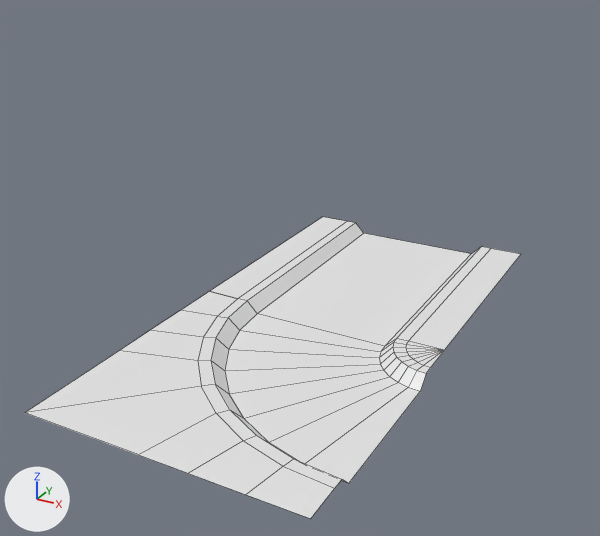
Two versions of the Blender file datas/meshes/water-canal.blend, one commit apart.
Both versions are drawn from a 50 mm camera at (0.87, -2.74, 1.58) aimed at (-0.77, 0.24, 0.09). Every picture has the same lights, and +X, +Y and +Z are marked at lower left. Mesh edges are drawn as thin lines.

In view in the first picture: '0-straight-border', '1-straight-water', '2-straight-floor', '3-turn-border', '4-turn-water', '5-turn-floor'.
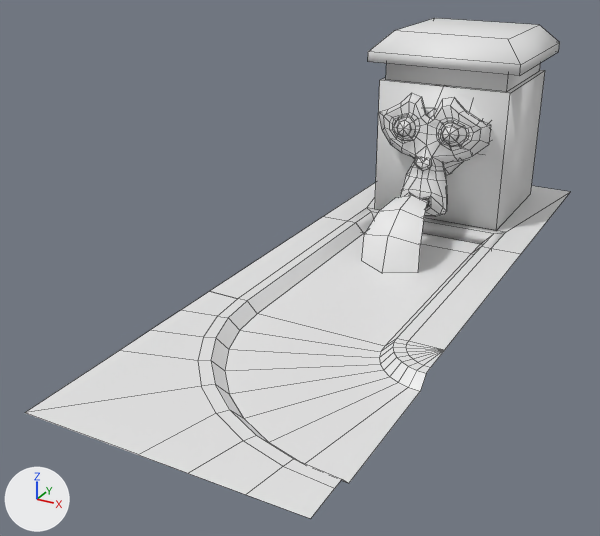
The newer file is also turned or shifted as a whole; pictures and numbers use the older file's frame.

Pixel boxes (x1, y1, x2, y2) of what changed, in the pictures (600 x 536 px):
'9-source-sculpt', added
    after: (368, 18, 560, 231)
'7-source-water', added
    after: (362, 195, 480, 273)
'8-source-floor', added
    after: (323, 182, 570, 254)
'6-source-border', added
    after: (348, 208, 506, 252)

The change, as a diff of the scene's bpy script:
```diff
--- a/datas/meshes/water-canal.blend.py
+++ b/datas/meshes/water-canal.blend.py
@@ me_plane_009 @@
+me_plane_009.from_pydata(...)  # 380 vertices, 354 faces; spans x -0.4..0.4, y -0.542..0.45, z 0.0..0.975
+me_plane_009.polygons.foreach_set('use_smooth', [True] * 354)
@@ me_plane_007 @@
+me_plane_007.from_pydata(...)  # 16 vertices, 12 faces; spans x -0.4..0.4, y -0.55..-0.3, z -0.05..0.0
+me_plane_007.polygons.foreach_set('use_smooth', [True] * 12)
@@ me_plane_005 @@
+me_plane_005.from_pydata([(0.4, -0.55, 0.0), (0.4, -0.3, 0.0), (-0.4, -0.3, 0.0), (-0.4, -0.55, 0.0), (0.55, -0.55, 0.0), (0.55, 0.55, 0.0), (-0.55, 0.55, 0.0), (-0.55, -0.55, 0.0)], [], [(1, 0, 4, 5), (3, 2, 6, 7), (6, 2, 1, 5)])
@@ me_plane_004 @@
+me_plane_004.from_pydata(...)  # 19 vertices, 9 faces; spans x -0.3..0.3, y -0.991..-0.4, z -0.05..0.249
+me_plane_004.polygons.foreach_set('use_smooth', [True] * 9)
@@ ob_9_source_sculpt @@
+ob_9_source_sculpt = bpy.data.objects.new('9-source-sculpt', me_plane_009)
+ob_9_source_sculpt.location = (-0.55, 1.65, 0.0)
@@ ob_6_source_border @@
+ob_6_source_border = bpy.data.objects.new('6-source-border', me_plane_007)
+ob_6_source_border.location = (-0.55, 1.65, 0.0)
@@ ob_8_source_floor @@
+ob_8_source_floor = bpy.data.objects.new('8-source-floor', me_plane_005)
+ob_8_source_floor.location = (-0.55, 1.65, 0.0)
+_m = ob_8_source_floor.modifiers.new('EdgeSplit', 'EDGE_SPLIT')
+_m.split_angle = 0.175
@@ ob_7_source_water @@
+ob_7_source_water = bpy.data.objects.new('7-source-water', me_plane_004)
+ob_7_source_water.location = (-0.55, 1.65, 0.0)
```
